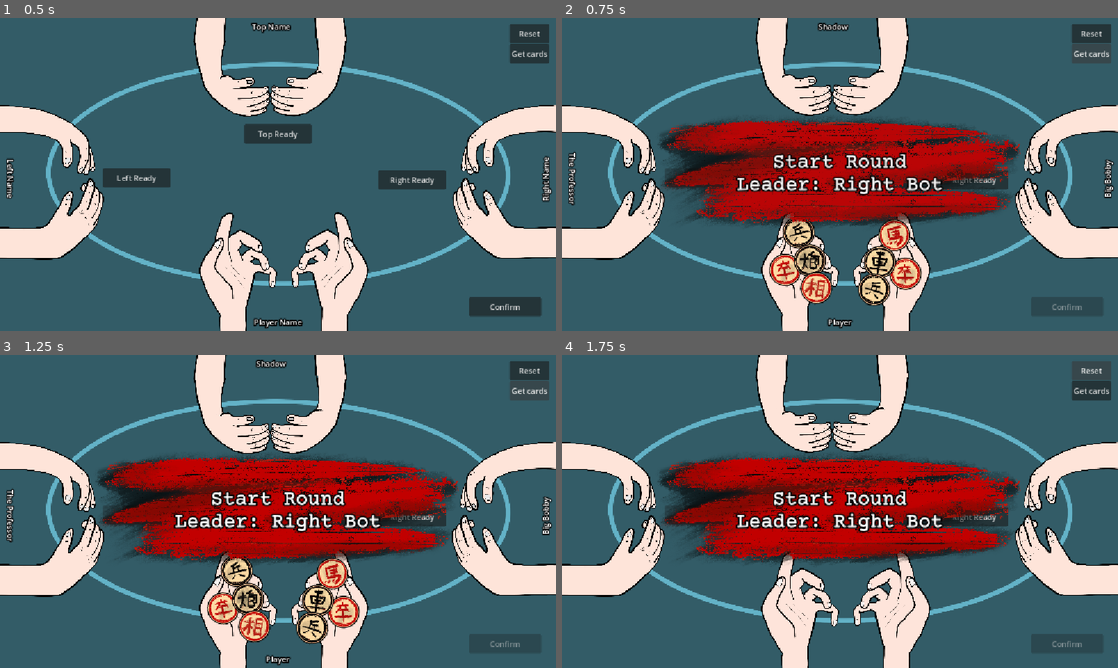
Above: before the commit, frames 1-4 (two rows, left to right).
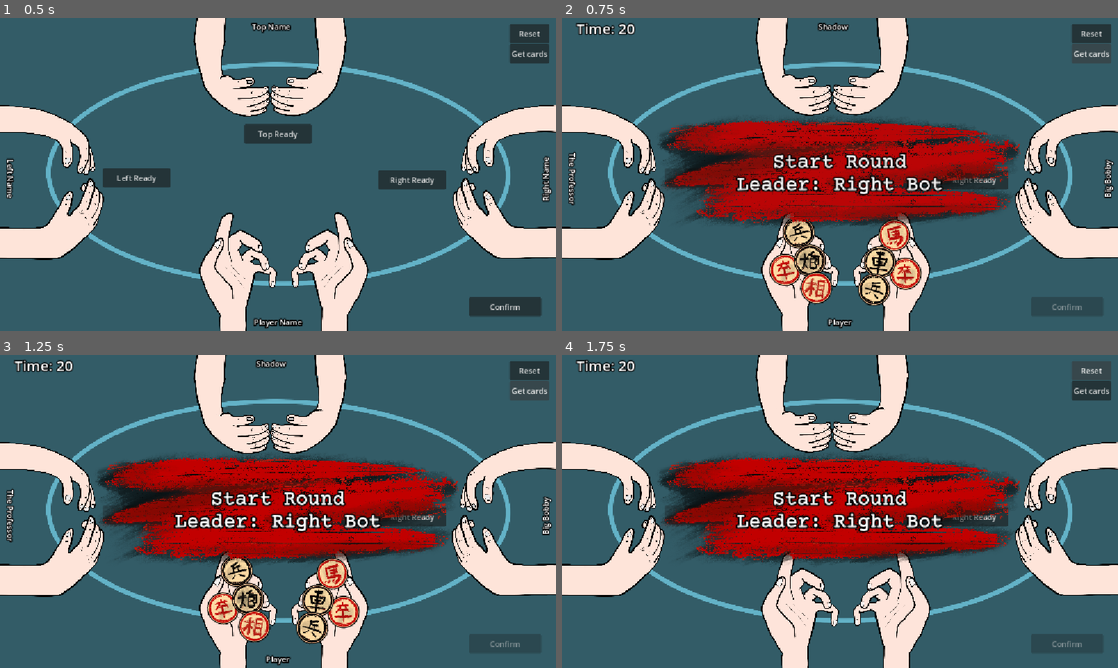
Above: after the commit, the same moments.

Repository: mezzzies/TUI_For_Real
Game: Godot game, scene res://scene/test_gameplay.tscn
Same seed, same stepped clock (60 frames per second), same inputs: the game is played once before the commit and once after it. This scene is started directly instead of the project's main scene.
Inputs:
- Up to frame 1 (0.5 s): no input
- Up to frame 2 (0.75 s): click "Get cards" at 0.5 s
- Up to frame 3 (1.25 s): no input
- Up to frame 4 (1.75 s): click "Reset" at 1.25 s

Frame 1 is identical in both runs. In frame 2, 0.3% of the frame differs, in the area x 2-14%, y 1-6%; in frame 3, 0.3%; in frame 4, 0.3%.

Commit message:
Update Complete round and scoreboard

Diff:
--- a/scene/test_gameplay.tscn
+++ b/scene/test_gameplay.tscn
@@ -1409,6 +1409,7 @@
 text = "Confirm"
 
 [node name="Annoucement" type="Control" parent="." unique_id=720675827]
+visible = false
 layout_mode = 1
 anchors_preset = 8
 anchor_left = 0.5
@@ -1523,3 +1524,57 @@
 text = "Right Name"
 horizontal_alignment = 1
 vertical_alignment = 1
+
+[node name="Time" type="Label" parent="." unique_id=1539467753]
+layout_mode = 1
+offset_right = 182.0
+offset_bottom = 36.0
+theme_override_constants/outline_size = 10
+theme_override_font_sizes/font_size = 30
+text = "Time: 00"
+horizontal_alignment = 1
+vertical_alignment = 1
+
+[node name="ScorePanel" type="ColorRect" parent="." unique_id=1948572013]
+visible = false
+layout_mode = 1
+anchors_preset = 8
+anchor_left = 0.5
+anchor_top = 0.5
+anchor_right = 0.5
+anchor_bottom = 0.5
+offset_left = -340.0
+offset_top = -180.0
+offset_right = 340.0
+offset_bottom = 180.0
+grow_horizontal = 2
+grow_vertical = 2
+color = Color(0.08, 0.09, 0.12, 0.94)
+
+[node name="ScoreContainer" type="VBoxContainer" parent="ScorePanel" unique_id=1948572014]
+layout_mode = 1
+anchors_preset = 15
+anchor_right = 1.0
+anchor_bottom = 1.0
+offset_left = 30.0
+offset_top = 30.0
+offset_right = -30.0
+offset_bottom = -30.0
+grow_horizontal = 2
+grow_vertical = 2
+theme_override_constants/separation = 20
+
+[node name="TitleLabel" type="Label" parent="ScorePanel/ScoreContainer" unique_id=1948572015]
+layout_mode = 2
+theme_override_constants/outline_size = 12
+theme_override_font_sizes/font_size = 32
+text = "MATCH SCOREBOARD"
+horizontal_alignment = 1
+vertical_alignment = 1
+
+[node name="ScoreGrid" type="GridContainer" parent="ScorePanel/ScoreContainer" unique_id=1948572016]
+layout_mode = 2
+size_flags_vertical = 3
+theme_override_constants/h_separation = 46
+theme_override_constants/v_separation = 23
+columns = 6
--- a/script/test_gameplay.gd
+++ b/script/test_gameplay.gd
@@ -149,6 +149,23 @@
 var announcement_tween: Tween
 var custom_font = preload("res://asset/font/mechanical-font/MechanicalBold-oOmA.otf")
 
+# Timer Configuration & State
+@export var leader_select_time: float = 20.0
+@export var responder_select_time: float = 20.0
+
+@onready var time_label = get_node_or_null("Time")
+
+var state_time_left: float = 0.0
+var is_timer_running: bool = false
+var current_timer_state: String = ""
+var is_test_mode: bool = false
+
+# Scoreboard State & Bindings
+@onready var score_panel = get_node_or_null("ScorePanel")
+@onready var score_grid = get_node_or_null("ScorePanel/ScoreContainer/ScoreGrid")
+
+var loop_scores: Array = []
+
 func _ready() -> void:
 	if back_hand:
 		back_hand.visible = false
@@ -210,6 +227,14 @@
 			announcement_text.add_theme_color_override("font_outline_color", Color.BLACK)
 			announcement_text.add_theme_constant_override("outline_size", 12)
 
+	# Disable keyboard focus for all buttons to prevent focus outlines when pressing Tab
+	get_cards_button.focus_mode = Control.FOCUS_NONE
+	confirm_button.focus_mode = Control.FOCUS_NONE
+	reset_button.focus_mode = Control.FOCUS_NONE
+	left_ready_button.focus_mode = Control.FOCUS_NONE
+	right_ready_button.focus_mode = Control.FOCUS_NONE
+	top_ready_button.focus_mode = Control.FOCUS_NONE
+
 	# Connect button events
 	get_cards_button.pressed.connect(_on_get_cards_pressed)
 	get_cards_button.pressed.connect(func(): _play_sfx_transient(click_sfx))
@@ -248,6 +273,376 @@
 		add_child(bgm_player)
 		bgm_player.play()
 
+	# Scoreboard UI font overrides
+	var title_lbl = get_node_or_null("ScorePanel/ScoreContainer/TitleLabel")
+	if title_lbl:
+		title_lbl.add_theme_font_override("font", custom_font)
+		title_lbl.add_theme_color_override("font_color", Color.WHITE)
+		title_lbl.add_theme_color_override("font_outline_color", Color.BLACK)
+		title_lbl.add_theme_constant_override("outline_size", 12)
+
+	# Initialize time label visibility
+	_update_time_label()
+
+
+func _process(delta: float) -> void:
+	if is_test_mode or not is_timer_running:
+		return
+
+	# Pause countdown if an announcement is currently visible
+	if announcement and announcement.visible:
+		_update_time_label()
+		return
+
+	state_time_left -= delta
+	if state_time_left <= 0.0:
+		state_time_left = 0.0
+		is_timer_running = false
+		_update_time_label()
+		_on_state_timer_timeout()
+	else:
+		_update_time_label()
+
+
+func _start_state_timer(state_type: String) -> void:
+	if is_test_mode:
+		return
+	current_timer_state = state_type
+	if state_type == "leader":
+		state_time_left = leader_select_time
+	elif state_type == "responder":
+		state_time_left = responder_select_time
+	is_timer_running = true
+	_update_time_label()
+
+
+func _stop_state_timer() -> void:
+	is_timer_running = false
+	current_timer_state = ""
+	_update_time_label()
+
+
+func _update_time_label() -> void:
+	if not time_label:
+		return
+	if is_timer_running:
+		time_label.text = "Time: %02d" % [ceil(state_time_left)]
+		time_label.visible = true
+		if state_time_left < 10.0:
+			time_label.add_theme_color_override("font_color", Color.YELLOW)
+		else:
+			time_label.add_theme_color_override("font_color", Color.WHITE)
+	else:
+		time_label.visible = false
+
+
+func _on_state_timer_timeout() -> void:
+	var state = current_timer_state
+	_stop_state_timer()
+
+	# Determine timeout text
+	var timeout_text = "Time Out!"
+	var tween = _show_announcement(timeout_text, 2.0)
+	if tween:
+		await tween.finished
+
+	if state == "leader":
+		if current_leader == 0:
+			await _auto_play_leader_for_player()
+		else:
+			await _auto_play_for_bot(current_leader)
+	elif state == "responder":
+		await _auto_play_remaining_responders()
+
+
+func _auto_play_leader_for_player() -> void:
+	# Check if player has selected cards that form a valid play
+	var selected_cards = []
+	for slot in slots:
+		if slot.get_child_count() > 0:
+			var card = slot.get_child(0)
+			if "is_selected" in card and card.is_selected:
+				selected_cards.append(card)
+
+	var selected_card_data = []
+	for card in selected_cards:
+		if card.has_meta("card_id"):
+			var cid = card.get_meta("card_id")
+			for hand_card in player_hand:
+				if hand_card["id"] == cid:
+					selected_card_data.append(hand_card)
+					break
+
+	if not selected_cards.is_empty() and _detect_play_type(selected_card_data) != "":
+		await _on_confirm_pressed()
+	else:
+		# Deselect all
+		for slot in slots:
+			if slot.get_child_count() > 0:
+				var card = slot.get_child(0)
+				card.set_selected(false)
+				card.reset_visuals()
+
+		# Select the first card in player's hand
+		for slot in slots:
+			if slot.get_child_count() > 0:
+				var card = slot.get_child(0)
+				card.set_selected(true)
+				break
+
+		await _on_confirm_pressed()
+
+
+func _auto_play_for_bot(bot_idx: int) -> void:
+	if bot_idx == 1:
+		await _play_ready_sequence(left_player, left_table_area, left_slots, left_ready_button, l_thinking_tex, "left")
+	elif bot_idx == 2:
+		await _play_ready_sequence(top_player, top_table_area, top_slots, top_ready_button, t_thinking_tex, "top")
+	elif bot_idx == 3:
+		await _play_ready_sequence(right_player, right_table_area, right_slots, right_ready_button, r_thinking_tex, "right")
+
+
+func _auto_play_remaining_responders() -> void:
+	for i in range(4):
+		var hand_sz = 0
+		if i == 0: hand_sz = player_hand.size()
+		elif i == 1: hand_sz = left_hand.size()
+		elif i == 2: hand_sz = top_hand.size()
+		else: hand_sz = right_hand.size()
+
+		if hand_sz > 0 and not has_played[i]:
+			if i == 0:
+				await _auto_play_responder_for_player()
+				while not has_played[0]:
+					await get_tree().process_frame
+			else:
+				if i == 1:
+					await _play_ready_sequence(left_player, left_table_area, left_slots, left_ready_button, l_thinking_tex, "left")
+				elif i == 2:
+					await _play_ready_sequence(top_player, top_table_area, top_slots, top_ready_button, t_thinking_tex, "top")
+				elif i == 3:
+					await _play_ready_sequence(right_player, right_table_area, right_slots, right_ready_button, r_thinking_tex, "right")
+
+
+func _auto_play_responder_for_player() -> void:
+	var selected_cards = []
+	for slot in slots:
+		if slot.get_child_count() > 0:
+			var card = slot.get_child(0)
+			if "is_selected" in card and card.is_selected:
+				selected_cards.append(card)
+
+	if selected_cards.size() == active_card_count:
+		await _on_confirm_pressed()
+	else:
+		# Deselect all
+		for slot in slots:
+			if slot.get_child_count() > 0:
+				var card = slot.get_child(0)
+				card.set_selected(false)
+				card.reset_visuals()
+
+		# Select first active_card_count cards in hand
+		var count = 0
+		for slot in slots:
+			if slot.get_child_count() > 0:
+				var card = slot.get_child(0)
+				card.set_selected(true)
+				count += 1
+				if count == active_card_count:
+					break
+
+		await _on_confirm_pressed()
+
+
+func _input(event: InputEvent) -> void:
+	if is_test_mode:
+		return
+	if event is InputEventKey and event.keycode == KEY_TAB:
+		get_viewport().set_input_as_handled() # Consume key event to block built-in Control focus cycling
+		if event.pressed:
+			_show_score_panel(true)
+		else:
+			_show_score_panel(false)
+
+
+func _show_score_panel(show: bool) -> void:
+	if not score_panel:
+		return
+	if show:
+		_update_score_panel()
+		score_panel.visible = true
+	else:
+		score_panel.visible = false
+
+
+func _update_score_panel() -> void:
+	if not score_grid:
+		return
+
+	# Clear existing children in grid
+	for child in score_grid.get_children():
+		score_grid.remove_child(child)
+		child.queue_free()
+
+	# 1. Add Headers
+	var headers = ["PLAYER", "LOOP 1", "LOOP 2", "LOOP 3", "LOOP 4", "TOTAL"]
+	for h in headers:
+		var lbl = Label.new()
+		lbl.text = h
+		lbl.horizontal_alignment = HORIZONTAL_ALIGNMENT_CENTER
+		lbl.size_flags_horizontal = Control.SIZE_EXPAND_FILL
+		lbl.add_theme_font_override("font", custom_font)
+		lbl.add_theme_font_size_override("font_size", 18)
+		lbl.add_theme_color_override("font_color", Color.YELLOW)
+		lbl.add_theme_constant_override("outline_size", 6)
+		lbl.add_theme_color_override("font_outline_color", Color.BLACK)
+		score_grid.add_child(lbl)
+
+	# 2. Add Row Data (0=Player, 1=Left, 2=Top, 3=Right)
+	var players = [
+		{"name": "Player", "key": "player"},
+		{"name": bot_personalities.get(1, "Left Bot"), "key": "left"},
+		{"name": bot_personalities.get(2, "Top Bot"), "key": "top"},
+		{"name": bot_personalities.get(3, "Right Bot"), "key": "right"}
+	]
+
+	for p_info in players:
+		var name_lbl = Label.new()
+		name_lbl.text = p_info["name"]
+		name_lbl.horizontal_alignment = HORIZONTAL_ALIGNMENT_CENTER
+		name_lbl.size_flags_horizontal = Control.SIZE_EXPAND_FILL
+		name_lbl.add_theme_font_override("font", custom_font)
+		name_lbl.add_theme_font_size_override("font_size", 16)
+		name_lbl.add_theme_color_override("font_color", Color.WHITE)
+		name_lbl.add_theme_constant_override("outline_size", 4)
+		name_lbl.add_theme_color_override("font_outline_color", Color.BLACK)
+		score_grid.add_child(name_lbl)
+
+		var total_score = 0
+		for loop_idx in range(4):
+			var score_lbl = Label.new()
+			var val = ""
+			if loop_idx < loop_scores.size():
+				var s = loop_scores[loop_idx][p_info["key"]]
+				val = str(s)
+				total_score += s
+			else:
+				val = "-"
+			score_lbl.text = val
+			score_lbl.horizontal_alignment = HORIZONTAL_ALIGNMENT_CENTER
+			score_lbl.size_flags_horizontal = Control.SIZE_EXPAND_FILL
+			score_lbl.add_theme_font_override("font", custom_font)
+			score_lbl.add_theme_font_size_override("font_size", 16)
+			score_lbl.add_theme_color_override("font_color", Color.WHITE if val != "-" else Color.GRAY)
+			score_lbl.add_theme_constant_override("outline_size", 4)
+			score_lbl.add_theme_color_override("font_outline_color", Color.BLACK)
+			score_grid.add_child(score_lbl)
+
+		var total_lbl = Label.new()
+		total_lbl.text = str(total_score)
+		total_lbl.horizontal_alignment = HORIZONTAL_ALIGNMENT_CENTER
+		total_lbl.size_flags_horizontal = Control.SIZE_EXPAND_FILL
+		total_lbl.add_theme_font_override("font", custom_font)
+		total_lbl.add_theme_font_size_override("font_size", 18)
+		total_lbl.add_theme_color_override("font_color", Color.GREEN)
+		total_lbl.add_theme_constant_override("outline_size", 6)
+		total_lbl.add_theme_color_override("font_outline_color", Color.BLACK)
+		score_grid.add_child(total_lbl)
+
+	# 3. Add Check Sum Row (should be 8 for each loop, and up to 32 at Total)
+	var checksum_lbl = Label.new()
+	checksum_lbl.text = "Check Sum"
+	checksum_lbl.horizontal_alignment = HORIZONTAL_ALIGNMENT_CENTER
+	checksum_lbl.size_flags_horizontal = Control.SIZE_EXPAND_FILL
+	checksum_lbl.add_theme_font_override("font", custom_font)
+	checksum_lbl.add_theme_font_size_override("font_size", 16)
+	checksum_lbl.add_theme_color_override("font_color", Color.CYAN)
+	checksum_lbl.add_theme_constant_override("outline_size", 4)
+	checksum_lbl.add_theme_color_override("font_outline_color", Color.BLACK)
+	score_grid.add_child(checksum_lbl)
+
+	var grand_checksum = 0
+	for loop_idx in range(4):
+		var check_lbl = Label.new()
+		var val = ""
+		if loop_idx < loop_scores.size():
+			var s = loop_scores[loop_idx]["player"] + loop_scores[loop_idx]["left"] + loop_scores[loop_idx]["top"] + loop_scores[loop_idx]["right"]
+			val = str(s)
+			grand_checksum += s
+		else:
+			val = "-"
+		check_lbl.text = val
+		check_lbl.horizontal_alignment = HORIZONTAL_ALIGNMENT_CENTER
+		check_lbl.size_flags_horizontal = Control.SIZE_EXPAND_FILL
+		check_lbl.add_theme_font_override("font", custom_font)
+		check_lbl.add_theme_font_size_override("font_size", 16)
+		check_lbl.add_theme_color_override("font_color", Color.CYAN if val != "-" else Color.GRAY)
+		check_lbl.add_theme_constant_override("outline_size", 4)
+		check_lbl.add_theme_color_override("font_outline_color", Color.BLACK)
+		score_grid.add_child(check_lbl)
+
+	var grand_lbl = Label.new()
+	grand_lbl.text = str(grand_checksum)
+	grand_lbl.horizontal_alignment = HORIZONTAL_ALIGNMENT_CENTER
+	grand_lbl.size_flags_horizontal = Control.SIZE_EXPAND_FILL
+	grand_lbl.add_theme_font_override("font", custom_font)
+	grand_lbl.add_theme_font_size_override("font_size", 18)
+	grand_lbl.add_theme_color_override("font_color", Color.CYAN)
+	grand_lbl.add_theme_constant_override("outline_size", 6)
+	grand_lbl.add_theme_color_override("font_outline_color", Color.BLACK)
+	score_grid.add_child(grand_lbl)
+
+
+func _finish_loop_and_transition() -> void:
+	# 1. Force showing the ScorePanel to show score of every player. (5 seconds)
+	_show_score_panel(true)
+	await get_tree().create_timer(5.0).timeout
+	_show_score_panel(false)
+
+	# 2. Check if loop_count < 4 to continue next loop or round winner announcement
+	if loop_count < 4:
+		# Continue to the next loop with "last winner is the leader"
+		# The last winner index is already current_leader, so we keep it.
+		_on_get_cards_pressed(true)
+	else:
+		# Round is complete (4 loops finished)
+		# Calculate round winner
+		var totals = {"player": 0, "left": 0, "top": 0, "right": 0}
+		for s in loop_scores:
+			totals["player"] += s["player"]
+			totals["left"] += s["left"]
+			totals["top"] += s["top"]
+			totals["right"] += s["right"]
+
+		var max_score = -1
+		var winners = []
+		for key in totals.keys():
+			if totals[key] > max_score:
+				max_score = totals[key]
+				winners = [key]
+			elif totals[key] == max_score:
+				winners.append(key)
+
+		var winner_names = []
+		for w in winners:
+			if w == "player":
+				winner_names.append("Player")
+			elif w == "left":
+				winner_names.append(bot_personalities.get(1, "Left Bot"))
+			elif w == "top":
+				winner_names.append(bot_personalities.get(2, "Top Bot"))
+			else:
+				winner_names.append(bot_personalities.get(3, "Right Bot"))
+
+		var winner_text = ""
+		if winner_names.size() == 1:
+			winner_text = "Round Winner:\n" + winner_names[0]
+		else:
+			winner_text = "Round Tie:\n" + ", ".join(winner_names)
+
+		_show_announcement(winner_text, 4.0)
+
 
 func _play_sfx_transient(stream: AudioStream) -> void:
 	if not stream: return
@@ -259,7 +654,13 @@
 	player.finished.connect(player.queue_free)
 
 
-func _on_get_cards_pressed() -> void:
+func _on_get_cards_pressed(keep_leader: bool = false) -> void:
+	# Check if 4 loops have completed, in which case reset scoreboard for a new round
+	if loop_count >= 4:
+		loop_count = 0
+		loop_scores.clear()
+		_update_score_panel()
+
 	# 1. Clear any existing card views in all slots
 	for slot in slots:
 		for child in slot.get_children():
@@ -325,7 +726,8 @@
 	_update_win_area_icons(top_win_area, 0)
 
 	# Initialize leader and active states
-	current_leader = randi() % 4
+	if not keep_leader:
+		current_leader = randi() % 4
 	active_play_type = ""
 	active_card_count = 0
 	has_played = [false, false, false, false]
@@ -444,6 +846,37 @@
 		left_ready_button.disabled = true
 		right_ready_button.disabled = true
 		top_ready_button.disabled = true
+		_stop_state_timer()
+		return
+
+	# Check if everyone has played (or if the turn is transitioning to reveal/scoring)
+	var everyone_played = true
+	for i in range(4):
+		var hand_sz = 0
+		var table_sz = 0
+		if i == 0:
+			hand_sz = player_hand.size()
+			table_sz = player_table_cards.size()
+		elif i == 1:
+			hand_sz = left_hand.size()
+			table_sz = left_table_cards.size()
+		elif i == 2:
+			hand_sz = top_hand.size()
+			table_sz = top_table_cards.size()
+		else:
+			hand_sz = right_hand.size()
+			table_sz = right_table_cards.size()
+
+		if (hand_sz + table_sz) > 0 and table_sz == 0:
+			everyone_played = false
+			break
+
+	if everyone_played:
+		confirm_button.disabled = true
+		left_ready_button.disabled = true
+		right_ready_button.disabled = true
+		top_ready_button.disabled = true
+		_stop_state_timer()
 		return
 
 	if active_play_type == "":
@@ -452,12 +885,18 @@
 		left_ready_button.disabled = (current_leader != 1)
 		top_ready_button.disabled = (current_leader != 2)
 		right_ready_button.disabled = (current_leader != 3)
+
+		if current_timer_state != "leader":
+			_start_state_timer("leader")
 	else:
 		# Leader has played, other players must respond
 		confirm_button.disabled = has_played[0] or player_hand.is_empty()
 		left_ready_button.disabled = has_played[1] or left_hand.is_empty()
 		top_ready_button.disabled = has_played[2] or top_hand.is_empty()
 		right_ready_button.disabled = has_played[3] or right_hand.is_empty()
+
+		if current_timer_state != "responder":
+			_start_state_timer("responder")
 
 
 func _detect_play_type(cards: Array) -> String:
@@ -1121,6 +1560,9 @@
 	loop_count = 0
 	bot_personalities.clear()
 	active_bot_personalities.clear()
+	loop_scores.clear()
+	_update_score_panel()
+	_show_score_panel(false)
 
 	# Clear the texts on reset
 	player_name_label.text = ""
@@ -1545,9 +1987,9 @@
 			icon_node.visible = (i <= visible_count)
 
 
-func _show_announcement(text: String, duration: float = 2.0) -> void:
+func _show_announcement(text: String, duration: float = 2.0) -> Tween:
 	if not announcement or not announcement_text:
-		return
+		return null
 	announcement_text.text = text
 
 	if announcement_tween:
@@ -1565,6 +2007,7 @@
 	announcement_tween.tween_property(announcement, "modulate:a", 0.0, 0.4).set_trans(Tween.TRANS_CUBIC).set_ease(Tween.EASE_IN)
 	# Hide
 	announcement_tween.tween_callback(func(): announcement.visible = false)
+	return announcement_tween
 
 
 func _start_reveal_and_scoring_sequence() -> void:
@@ -1678,10 +2121,31 @@
 	reset_button.disabled = false
 	get_cards_button.disabled = false
 
-	# Check if hand cards are empty
+	# Check if hand cards are empty (loop ends)
 	if player_hand.is_empty():
 		print("Round completed! All cards played.")
+
+		# Calculate and store scores: Score = (Collected Cards) / 4
+		var p_score = player_won_cards.size() / 4
+		var l_score = left_won_cards.size() / 4
+		var t_score = top_won_cards.size() / 4
+		var r_score = right_won_cards.size() / 4
+
+		var loop_idx = loop_count - 1 # loop_count is 1-indexed (incremented in _initialize_loop_personalities)
+		while loop_scores.size() <= loop_idx:
+			loop_scores.append({"player": 0, "left": 0, "top": 0, "right": 0})
+		loop_scores[loop_idx] = {
+			"player": p_score,
+			"left": l_score,
+			"top": t_score,
+			"right": r_score
+		}
+
+		_update_score_panel()
 		_update_button_states_for_turn()
+
+		# Trigger automatic scoreboard display and transition
+		_finish_loop_and_transition()
 	else:
 		# Enforce new leader button states for the next turn
 		_update_button_states_for_turn()
--- a/script/test_gameplay_scene.gd
+++ b/script/test_gameplay_scene.gd
@@ -19,6 +19,9 @@
 		print("FAIL: Cannot instantiate test_gameplay!")
 		quit(1)
 		return
+
+	# Disable state timers during headless testing
+	gameplay.is_test_mode = true
 
 	# Add to tree so onready and _ready are called
 	root.add_child(gameplay)
@@ -48,6 +51,9 @@
 	assert(gameplay.confirm_button != null, "confirm_button must exist")
 	assert(gameplay.announcement != null, "announcement overlay must exist")
 	assert(gameplay.announcement_text != null, "announcement_text label must exist")
+	assert(gameplay.time_label != null, "time_label must exist")
+	assert(gameplay.score_panel != null, "score_panel must exist")
+	assert(gameplay.score_grid != null, "score_grid must exist")
 	print("Basic checks passed.")
 
 func run_deal_checks(gameplay):
@@ -230,3 +236,36 @@
 	assert(respond_pair[0]["id"].begins_with("R_3Elephant") and respond_pair[1]["id"].begins_with("R_3Elephant"), "Should play the saved pair")
 
 	print("Winner determination scenarios passed.")
+
+	run_timer_timeout_checks(gameplay)
+
+
+func run_timer_timeout_checks(gameplay):
+	print("Testing timer timeout and auto-play triggers...")
+
+	# Setup Player hand and Leader state
+	gameplay.current_leader = 0
+	gameplay.active_play_type = ""
+	gameplay.active_card_count = 0
+	gameplay.has_played = [false, false, false, false]
+	gameplay.player_hand = [{"id": "R_1King", "rank": 1, "color": "R", "texture_path": "res://asset/card/default/TuiSkin_R_1King.png"}]
+
+	# Add a card node to slot0 to represent Player's hand card
+	for child in gameplay.slots[0].get_children():
+		gameplay.slots[0].remove_child(child)
+		child.queue_free()
+	var card_node = load("res://scene/test_card.tscn").instantiate()
+	gameplay.slots[0].add_child(card_node)
+	card_node.setup_card("res://asset/card/default/TuiSkin_R_1King.png")
+	card_node.set_meta("card_id", "R_1King")
+
+	# Execute the auto-play leader for player trigger directly
+	await gameplay._auto_play_leader_for_player()
+
+	# Verify player played their General
+	assert(gameplay.has_played[0] == true, "Player should have played via auto-play")
+	assert(gameplay.player_hand.is_empty(), "Player hand should be empty after play")
+	assert(gameplay.player_table_cards.size() == 1, "Player should have 1 card on the table")
+	assert(gameplay.player_table_cards[0]["id"] == "R_1King", "Played card should be Red General")
+
+	print("Timer timeout checks passed.")
